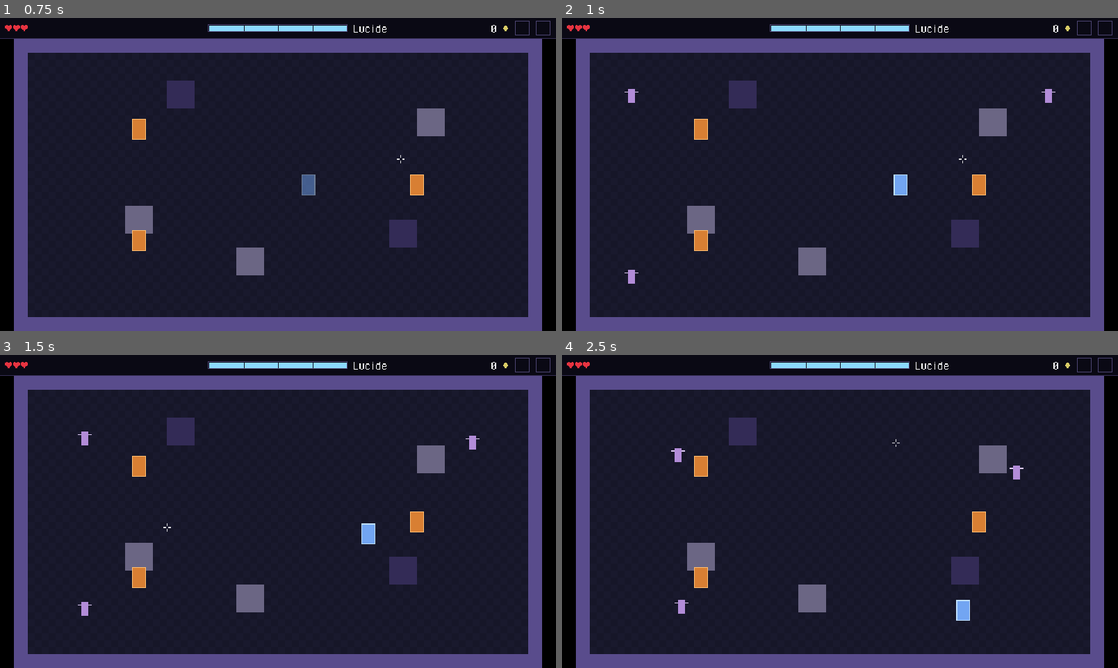
Above: before the commit, frames 1-4 (two rows, left to right).
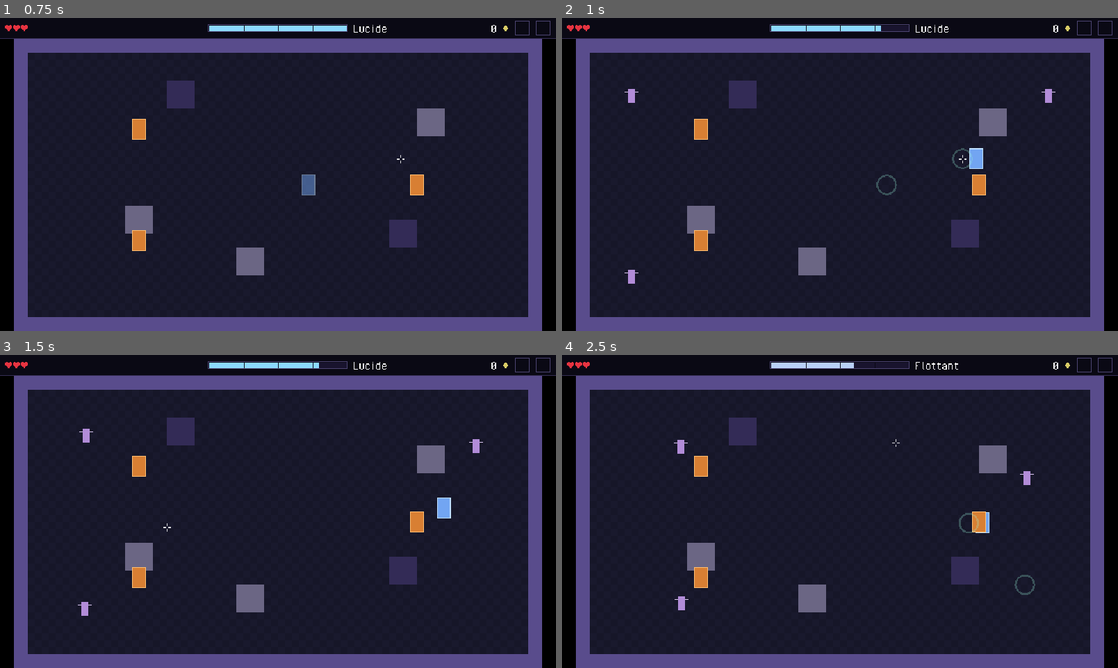
Above: after the commit, the same moments.

Repository: Kroustille/hypnagogia
Game: Godot game, scene res://main/main.tscn
Two runs of this game, one before a commit and one after it. Both use one fixed random seed, a clock stepped at 60 frames per second and the inputs below.
Inputs (mouse positions are in pixels of both pictures, inside the frame that each line leads up to):
- Up to frame 1 (0.75 s): tap Enter at 0.5 s; move the mouse to (400, 158) at 0.52 s; hold D (move_right) from 0.53 s (still down); tap Space (dash) at 0.6 s
- Up to frame 2 (1 s): keep holding D (move_right); tap Shift (power_2, bound only after the commit) at 0.8 s
- Up to frame 3 (1.5 s): move the mouse to (166, 527) at 1.27 s; release D (move_right) at 1.28 s; hold S (move_down) from 1.28 s (still down); tap Shift (power_2, bound only after the commit) at 1.35 s
- Up to frame 4 (2.5 s): tap Space (dash) at 1.55, 2.1 s; move the mouse to (895, 442) at 2.02 s; release S (move_down) at 2.03 s; hold D (move_right) from 2.03 s (still down); tap Shift (power_2, bound only after the commit) at 2.3 s

Frame 1 is identical in both runs. In frame 2, 0.5% of the frame differs, in the area x 56-76%, y 2-57%; in frame 3, 0.5%; in frame 4, 1.1%, in the area x 19-86%, y 2-85%.
Error before the commit: Invalid access to property or key 'glided' on a base object of type 'CharacterBody2D (Player)'. (res://rooms/arena/arena.gd:237)

Commit message:
feat(player): add glide power on power_2
Co-Authored-By: Claude Sonnet 5.5 <noreply@anthropic.com>

Diff:
--- a/game/debug/perf_overlay.gd
+++ b/game/debug/perf_overlay.gd
@@ -71,9 +71,9 @@
 	var player: Player = get_tree().get_first_node_in_group(Const.GROUP_PLAYER) as Player
 	if player == null:
 		return "Lucidity -"
-	return "Lucidity %d (%s) | Awakening %d%%" % [
+	return "Lucidity %d (%s) | Awakening %d%% | Glide %d%%" % [
 		player.lucidity.value, Lucidity.Tier.find_key(player.lucidity.live_tier),
-		roundi(player.awakening_cooldown_progress() * 100.0)]
+		roundi(player.awakening_cooldown_progress() * 100.0), roundi(player.glide_cooldown_progress() * 100.0)]
 
 
 ## Sum of (active, refused) over every BulletManager, found by node group. Called at 2 Hz only.
--- a/game/player/player.gd
+++ b/game/player/player.gd
@@ -8,6 +8,8 @@
 signal dash_ended
 ## Awakening was paid and fired: the room clears its bullets and pushes enemies. origin: global position of the player.
 signal awakening_used(origin: Vector2)
+## Glide was paid and done: the room shows its rings. from and to: global positions (departure and arrival).
+signal glided(from: Vector2, to: Vector2)
 ## Emitted once, when the player dies: after the Events.player_hit of the lethal hit.
 ## The Run is its only listener: it emits Events.run_ended inside this emission, so any other listener of died
 ## runs after run_ended and after Main froze the game; cross-system listeners use Events.run_ended.
@@ -38,11 +40,15 @@
 ## Placeholder Awakening and refusal sounds (story 3.3), generated by a script; replaced by story 7.7.
 const AWAKENING_SOUND: AudioStream = preload("res://audio/sfx/sfx_awakening.wav")
 const POWER_REFUSED_SOUND: AudioStream = preload("res://audio/sfx/sfx_power_refused.wav")
+## Placeholder Glide sound (story 3.4), generated by a script; replaced by story 7.7.
+const GLIDE_SOUND: AudioStream = preload("res://audio/sfx/sfx_glide.wav")
 ## A wall of bullets must not saturate the audio: graze voices at once.
 const GRAZE_MAX_VOICES: int = 2
 ## Half period of the blink after a hit, in game ticks (0.1 s at 60 Hz). Visual placeholder until epic 7: small
 ## surface, no full-screen flash (photosensitivity settings: FR67, epic 3).
 const BLINK_HALF_PERIOD_TICKS: int = 6
+## Margin against floating point rounding when comparing the arrival ticks left to zero.
+const ARRIVAL_EPSILON: float = 1e-6
 
 ## Hearts, armor and invulnerability after a hit. Created in code (setup() before add_child()).
 var health: Health
@@ -55,6 +61,10 @@
 var _dash: Dash
 ## Recharge of Awakening (power_1), in game ticks of the player group.
 var _awakening_cooldown: PowerCooldown = PowerCooldown.new()
+## Recharge of Glide (power_2), in game ticks of the player group.
+var _glide_cooldown: PowerCooldown = PowerCooldown.new()
+## Ticks of arrival invulnerability left after a Glide (ordinary invulnerability: no graze, no perfect dash).
+var _arrival_ticks_left: float = 0.0
 ## Last movement direction (unit vector). The character faces the camera until the player first moves.
 var _facing: Vector2 = Vector2.DOWN
 var _aim: Aim
@@ -79,7 +89,7 @@
 func _ready() -> void:
 	motion_mode = CharacterBody2D.MOTION_MODE_FLOATING
 	collision_layer = Const.LAYER_PLAYER
-	collision_mask = Const.LAYER_WALLS | Const.LAYER_ENEMIES # the dash and the walk stop on enemy bodies (FR4)
+	collision_mask = Const.LAYER_WALLS | Const.LAYER_ENEMIES | Const.LAYER_HIGH_OBSTACLES | Const.LAYER_LOW_OBSTACLES # the dash and the walk stop on enemy bodies (FR4) and obstacles
 	_motor = PlayerMotor.new(Tuning.PLAYER)
 	_dash = Dash.new(Tuning.DASH)
 	_dash.ended.connect(_on_dash_ended)
@@ -179,11 +189,15 @@
 	_update_blink()
 
 
-## Powers, read after the dash and before the movement. Story 3.4 adds power_2 here.
+## Powers, read after the dash and before the movement.
 func _update_powers(clock_scale: float) -> void:
 	_awakening_cooldown.tick(clock_scale)
 	if clock_scale > 0.0 and Input.is_action_just_pressed(&"power_1"):
 		_try_awakening()
+	_glide_cooldown.tick(clock_scale)
+	_arrival_ticks_left = maxf(_arrival_ticks_left - clock_scale, 0.0)
+	if clock_scale > 0.0 and Input.is_action_just_pressed(&"power_2"):
+		_try_glide()
 
 
 ## Pays for Awakening and announces it; a refusal (gauge, recharge) only plays a sound and starts nothing.
@@ -197,18 +211,60 @@
 	awakening_used.emit(global_position)
 
 
+## Teleports toward the aimed point (at most max_distance tiles), through bullets and low obstacles. A refusal
+## (dead, gauge, recharge, trip too short) only plays a sound and spends nothing.
+func _try_glide() -> void:
+	var tuning: GlideTuning = Tuning.GLIDE
+	if health.is_dead() or not _glide_cooldown.is_ready():
+		Audio.play_sfx(POWER_REFUSED_SOUND, 1)
+		return
+	var stick: Vector2 = Input.get_vector(&"aim_left", &"aim_right", &"aim_up", &"aim_down")
+	var from_stick: bool = stick != Vector2.ZERO or _aim.source == Aim.Source.STICK
+	var cursor_offset: Vector2 = get_global_mouse_position() - global_position
+	var dir: Vector2 = _aim.direction
+	if stick != Vector2.ZERO:
+		dir = stick.normalized()
+	elif not from_stick and cursor_offset.length_squared() > Aim.MIN_CURSOR_DISTANCE_SQ:
+		dir = cursor_offset.normalized()
+	var distance: float = Glide.distance_for(tuning, from_stick, stick, cursor_offset)
+	var destination: Vector2 = Glide.resolve_destination(
+		get_world_2d().direct_space_state, global_position, dir, distance, _hitbox.shape, [get_rid()]
+	)
+	var too_short: bool = global_position.distance_to(destination) < tuning.min_travel * Const.TILE_SIZE
+	if too_short or not lucidity.try_spend(tuning.cost, &"glide"):
+		Audio.play_sfx(POWER_REFUSED_SOUND, 1)
+		return
+	var from: Vector2 = global_position
+	global_position = destination
+	reset_physics_interpolation() # the sprite (and the reticle) must not cross the screen in one tick
+	_glide_cooldown.start(tuning.cooldown)
+	_arrival_ticks_left = tuning.arrival_invulnerability * Engine.physics_ticks_per_second
+	Audio.play_sfx(GLIDE_SOUND, 1)
+	glided.emit(from, destination)
+
+
 ## Awakening recharge, 0 just after use, 1 when ready (debug overlay).
 func awakening_cooldown_progress() -> float:
 	return _awakening_cooldown.progress()
 
 
+## Glide recharge, 0 just after use, 1 when ready (debug overlay).
+func glide_cooldown_progress() -> float:
+	return _glide_cooldown.progress()
+
+
 func is_dash_invulnerable() -> bool:
 	return _dash.is_invulnerable()
 
 
-## Dash or post-hit (or forced, debug) invulnerability.
+## Dash, Glide arrival or post-hit (or forced, debug) invulnerability.
 func is_invulnerable() -> bool:
-	return is_dash_invulnerable() or health.is_invulnerable()
+	return is_dash_invulnerable() or is_arrival_invulnerable() or health.is_invulnerable()
+
+
+## The few ticks after a Glide.
+func is_arrival_invulnerable() -> bool:
+	return _arrival_ticks_left > ARRIVAL_EPSILON
 
 
 func is_dashing() -> bool:
@@ -253,7 +309,7 @@
 
 
 func _update_dash_tint() -> void:
-	_sprite.modulate = DASH_TINT if is_dash_invulnerable() else Color.WHITE
+	_sprite.modulate = DASH_TINT if is_dash_invulnerable() or is_arrival_invulnerable() else Color.WHITE
 
 
 ## Evade filter: only the dash of a player who could otherwise be hit pays a perfect dash.
--- /dev/null
+++ b/game/player/powers/glide.gd
@@ -0,0 +1,57 @@
+class_name Glide
+extends RefCounted
+## Pure geometry of the Glide power (story 3.4): where a teleport toward a target ends. No node, no state:
+## the physics space and the body shape are passed in. Call from _physics_process only (consistent space state).
+
+## Safety gap kept between the body and what the ray hit, in pixels.
+const HIT_MARGIN: float = 1.0
+## Step of the backward search for a free landing spot, in pixels.
+const BACKOFF_STEP: float = 1.0
+
+
+## Distance to travel, in pixels. Mouse: up to the cursor, capped. Stick (dead zone already removed by
+## Input.get_vector, so its length goes from 0 at the dead zone to 1 at full tilt): from min_stick to max.
+## Released stick (zero): min_stick.
+static func distance_for(tuning: GlideTuning, from_stick: bool, stick: Vector2, cursor_offset: Vector2) -> float:
+	var max_px: float = tuning.max_distance * Const.TILE_SIZE
+	if not from_stick:
+		return minf(cursor_offset.length(), max_px)
+	var min_px: float = tuning.min_stick_distance * Const.TILE_SIZE
+	if stick == Vector2.ZERO:
+		return minf(min_px, max_px)
+	return lerpf(min_px, max_px, clampf(stick.length(), 0.0, 1.0))
+
+
+## Last free point on the line from origin along dir (unit), at most distance px away. The ray stops at walls,
+## high obstacles and enemies; then the body is moved back until it overlaps no wall, obstacle (high or low) or
+## enemy. Returns origin when nothing is free.
+static func resolve_destination(
+	space: PhysicsDirectSpaceState2D, origin: Vector2, dir: Vector2, distance: float, shape: Shape2D, exclude: Array[RID]
+) -> Vector2:
+	if distance <= 0.0 or dir == Vector2.ZERO:
+		return origin
+	var target: Vector2 = origin + dir * distance
+	var ray: PhysicsRayQueryParameters2D = PhysicsRayQueryParameters2D.create(
+		origin, target, Const.LAYER_WALLS | Const.LAYER_HIGH_OBSTACLES | Const.LAYER_ENEMIES, exclude
+	)
+	ray.collide_with_areas = false
+	var hit: Dictionary = space.intersect_ray(ray)
+	if not hit.is_empty():
+		var half_diagonal: float = shape.get_rect().size.length() / 2.0
+		var hit_position: Vector2 = hit["position"]
+		target = hit_position - dir * (half_diagonal + HIT_MARGIN)
+		if (target - origin).dot(dir) < 0.0:
+			return origin
+	var query: PhysicsShapeQueryParameters2D = PhysicsShapeQueryParameters2D.new()
+	query.shape = shape
+	query.collision_mask = Const.LAYER_WALLS | Const.LAYER_HIGH_OBSTACLES | Const.LAYER_LOW_OBSTACLES | Const.LAYER_ENEMIES
+	query.exclude = exclude
+	query.margin = 0.0
+	var travelled: float = origin.distance_to(target)
+	var steps: int = ceili(travelled / BACKOFF_STEP)
+	for i: int in steps + 1:
+		var candidate: Vector2 = target - dir * minf(i * BACKOFF_STEP, travelled)
+		query.transform = Transform2D(0.0, candidate)
+		if space.intersect_shape(query, 1).is_empty():
+			return candidate
+	return origin
--- a/game/project.godot
+++ b/game/project.godot
@@ -138,6 +138,12 @@
 , Object(InputEventJoypadMotion,"resource_local_to_scene":false,"resource_name":"","device":-1,"axis":4,"axis_value":1.0,"script":null)]
 }
 
+power_2={
+"deadzone": 0.5,
+"events": [Object(InputEventKey,"resource_local_to_scene":false,"resource_name":"","device":-1,"window_id":0,"alt_pressed":false,"shift_pressed":false,"ctrl_pressed":false,"meta_pressed":false,"pressed":false,"keycode":0,"physical_keycode":4194325,"key_label":0,"unicode":0,"location":0,"echo":false,"script":null)
+, Object(InputEventJoypadButton,"resource_local_to_scene":false,"resource_name":"","device":-1,"button_index":9,"pressure":0.0,"pressed":true,"script":null)]
+}
+
 pause={
 "deadzone": 0.2,
 "events": [Object(InputEventKey,"resource_local_to_scene":false,"resource_name":"","device":-1,"window_id":0,"alt_press …(195 unchanged characters)…
Not shown, added: game/audio/sfx/sfx_glide.wav.import
Not shown, added: game/player/powers/glide.gd.uid
Not shown, added: game/audio/sfx/sfx_glide.wav
